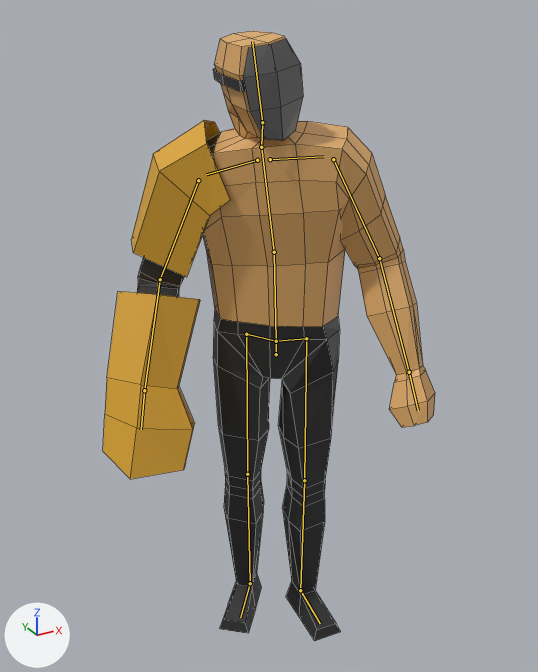
Renders of the Blender file meshes/enemies/cg2_factory/bruiser/bruiser.blend from each side of a commit.
Rendered twice from a camera (50 mm lens) standing at (-0.891, -1.552, 1.695) and looking at (-0.051, -0.023, 0.931). The axes (+X, +Y, +Z) are drawn at lower left. The lights are the same throughout. Both versions are drawn at frame 1 of the action 'idle'; the numbers are the values there. The bones that bend it are drawn over the model as lines. Mesh edges are drawn as thin lines.

Objects in the first picture: 'Character', 'Character.001', 'Character.002'.
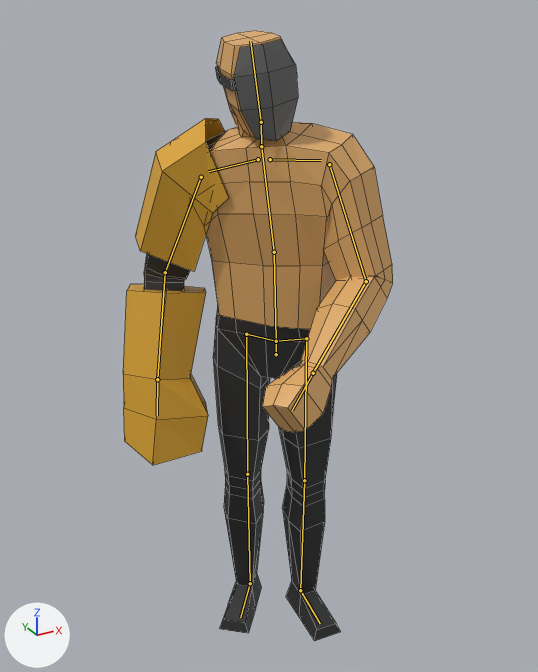
The change in detail:
Bone 'spine' (bone_spine) turns from (5, 0, 0) to (5, -9, -1) degrees about its own x, y and z.
Bone 'shoulder.L' (bone_shoulder_l) turns from (0, 0, 0) to (0, 0, -5) degrees about its own x, y and z.
Bone 'upper_arm.L' (bone_upper_arm_l) turns from (-6, 4, -30) to (7, 10, -31) degrees about its own x, y and z.
Bone 'forearm.L' (bone_forearm_l) turns from (30, 0, 0) to (68, 0, 0) degrees about its own x, y and z.
Bone 'upper_arm.R' (bone_upper_arm_r) turns from (-1, 0, 10) to (-1, -15, 10) degrees about its own x, y and z.
Bone 'forearm.R' (bone_forearm_r) turns from (33, 0, 14) to (29, 0, 14) degrees about its own x, y and z.

Where the change shows, as pixel boxes [x1, y1, x2, y2] in the pictures (538 x 672 px):
'Character', posed (16% narrower)
    before: [137, 31, 435, 641]
    after: [144, 30, 393, 641]
'Character.001', posed (12% narrower)
    before: [103, 291, 200, 479]
    after: [123, 284, 208, 465]
'Character.002', posed (6% narrower)
    before: [131, 120, 230, 277]
    after: [135, 118, 228, 271]
bone 'shoulder.L', root to tip
    before: (270, 159) to (324, 156)
    after: (270, 159) to (321, 160)
bone 'upper_arm.L', root to tip
    before: (333, 159) to (379, 258)
    after: (329, 164) to (366, 281)
bone 'forearm.L', root to tip
    before: (379, 258) to (409, 372)
    after: (366, 281) to (313, 373)
bone 'upper_arm.R', root to tip
    before: (198, 180) to (160, 279)
    after: (201, 177) to (165, 272)
bone 'forearm.R', root to tip
    before: (160, 279) to (144, 390)
    after: (165, 272) to (157, 379)
